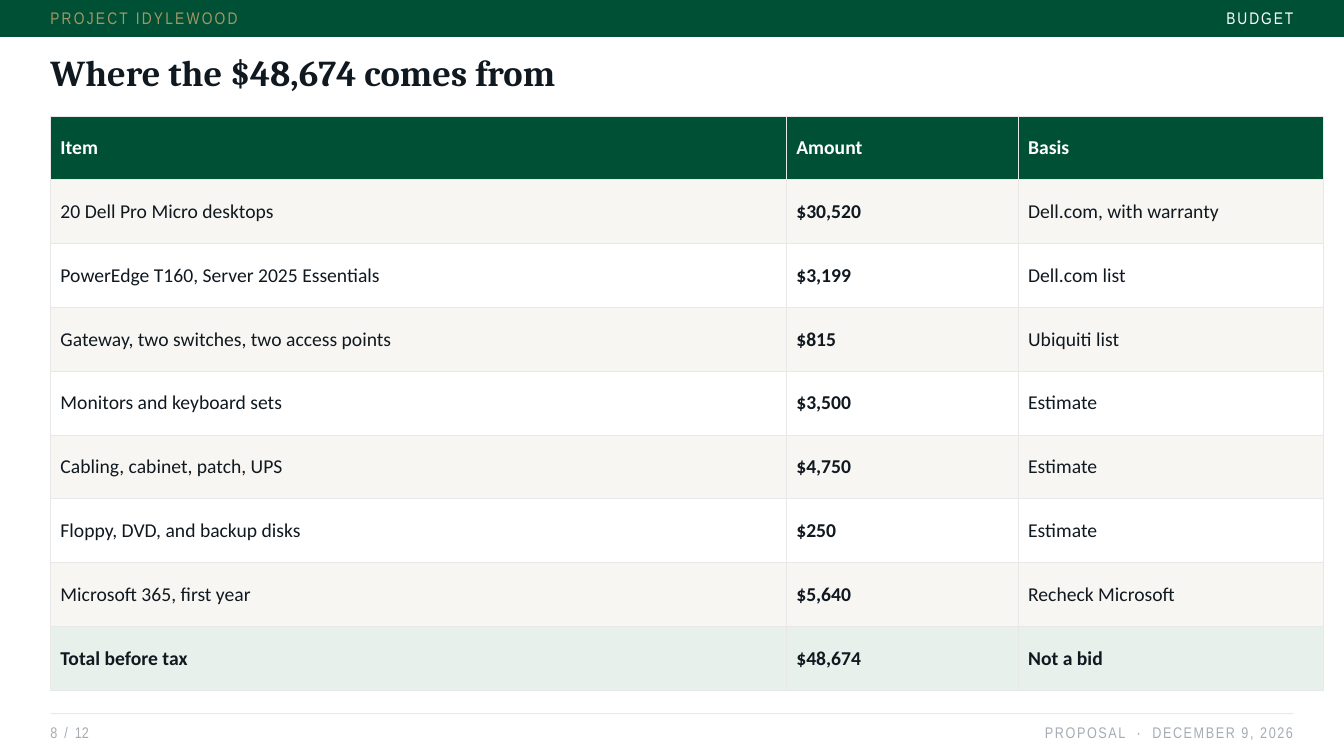
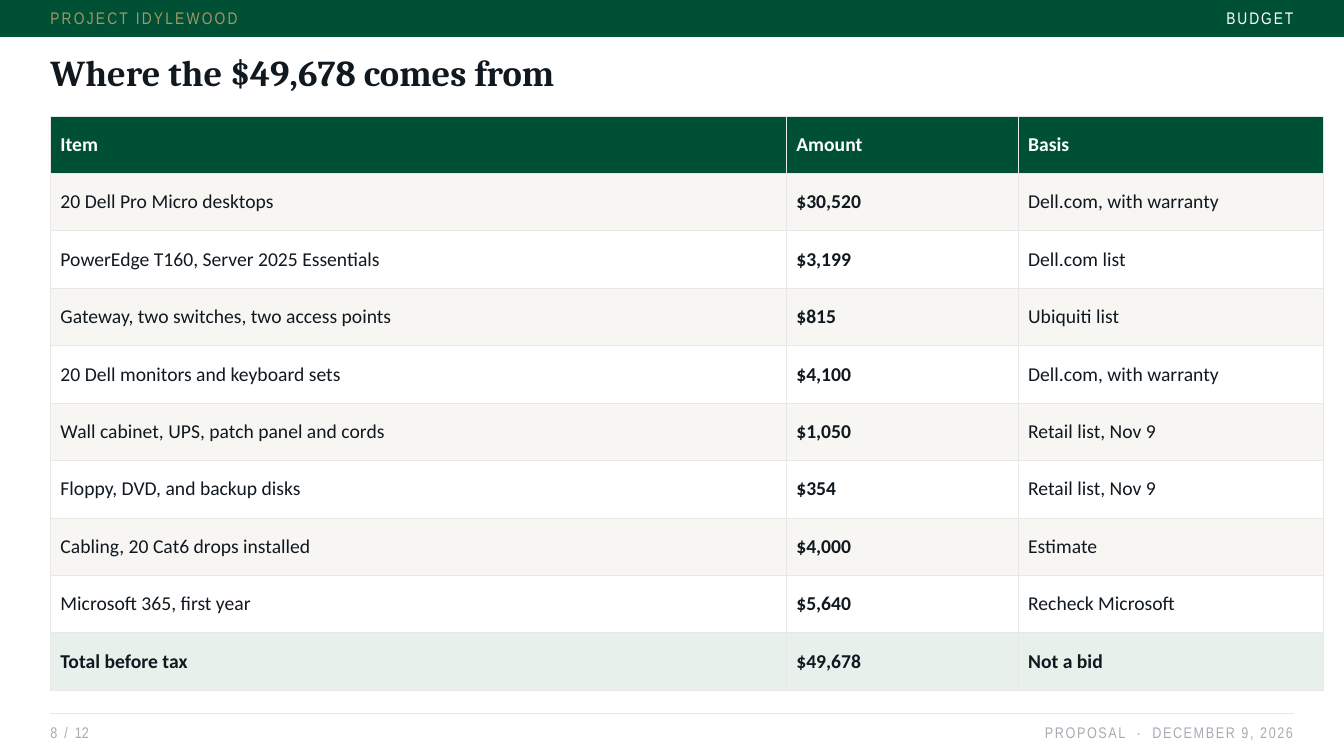
Before and after one commit to jxstjoeii/project-idylewood, a slide deck: slide 8 of slides/Project-Idylewood-Proposal.pptx. Drawn at 1344x756 pixels with LibreOffice and Linux fonts; fonts in the diff are those of the drawing. Boxes give left, top, right and bottom in pixels: in the first picture for what was removed or moved away, otherwise in the second. Text is boxed around its words. In the diff, an @@ line names an element or a change of style, - is before the commit and + after.

```diff
--- a/slides/Project-Idylewood-Proposal.pptx
+++ b/slides/Project-Idylewood-Proposal.pptx
@@ text at box(50, 59, 555, 91): text changed @@
-Where the $48,674 comes from
+Where the $49,678 comes from
@@ table at box(50, 116, 1324, 691) @@
-row 5: Monitors and keyboard sets | $3,500 | Estimate
-row 6: Cabling, cabinet, patch, UPS | $4,750 | Estimate
-row 7: Floppy, DVD, and backup disks | $250 | Estimate
+row 5: 20 Dell monitors and keyboard sets | $4,100 | Dell.com, with warranty
+row 6: Wall cabinet, UPS, patch panel and cords | $1,050 | Retail list, Nov 9
+row 7: Floppy, DVD, and backup disks | $354 | Retail list, Nov 9
+row 8: Cabling, 20 Cat6 drops installed | $4,000 | Estimate
-row 10, column 2: $48,674
+row 10, column 2: $49,678
```
Also in this commit, not shown: 6 other slides changed, 5 other files.
